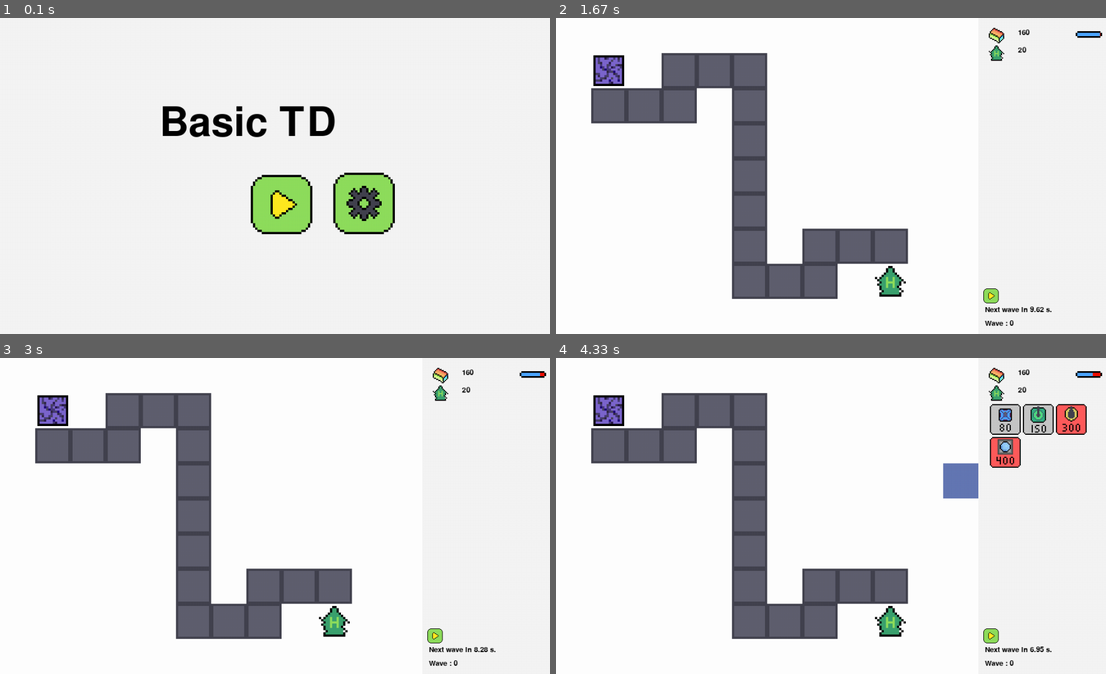
Above: before the commit, frames 1-4 (two rows, left to right).
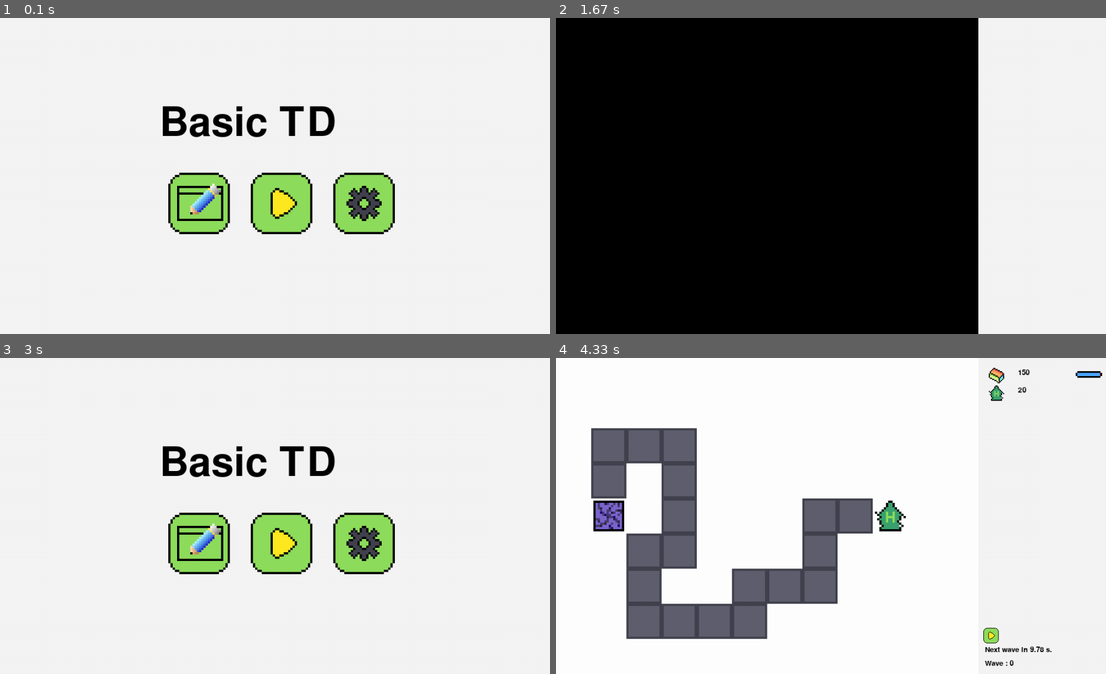
Above: after the commit, the same moments.

Repository: mtmattqq/PygameTD
Game: pygame game, started from main.py
The game is run twice, just before and just after one commit, with the same random seed, the same clock (stepped at 60 frames per second) and the same inputs.
Inputs (mouse positions are in pixels of both pictures, inside the frame that each line leads up to):
- Up to frame 1 (0.1 s): no input
- Up to frame 2 (1.67 s): press the mouse at (919, 204) at 0.37 s; move the mouse to (941, 185) at 0.47 s; release the mouse at (968, 169) at 0.6 s; press the mouse at (754, 204) at 0.7 s; move the mouse to (825, 204) at 0.8 s; release the mouse at (902, 204) at 0.93 s; press the mouse at (836, 204) at 1.03 s; move the mouse to (798, 201) at 1.13 s; release the mouse at (765, 198) at 1.27 s; tap Keypad Enter at 1.33 s
- Up to frame 3 (3 s): press the mouse at (280, 544) at 1.7 s; move the mouse to (236, 478) at 1.8 s; release the mouse at (192, 411) at 1.93 s; hold Keypad Enter 2-2.47 s; hold Right 2-2.47 s; move the mouse to (396, 490) at 2.03 s; tap Esc at 2.5 s; tap Keypad Enter at 2.83 s
- Up to frame 4 (4.33 s): click (836, 544) at 3.22 s; tap Keypad Enter at 3.5, 4.17 s; press the mouse at (836, 506) at 3.87 s; move the mouse to (897, 490) at 3.97 s; release the mouse at (952, 474) at 4.1 s

The runs differ from the first frame. In frame 1, 2.4% of the frame differs, in the area x 30-57%, y 48-69%; in frame 2, 77%, in the area x 0-100%, y 0-100%; in frame 3, 20%; in frame 4, 22%.

Commit message:
level editor

Diff:
--- a/AppData/level2.json
+++ b/AppData/level2.json
@@ -4,12 +4,12 @@
     "map" : [
         [0, 0, 0, 0, 0, 0, 0, 0, 0, 0, 0, 0],
         [0, 0, 0, 0, 0, 0, 0, 0, 0, 0, 0, 0],
-        [0, 3, 3, 3, 0, 3, 3, 3, 0, 0, 0, 0],
-        [0, 3, 0, 3, 0, 3, 0, 3, 0, 0, 0, 0],
-        [0, 2, 0, 3, 0, 3, 0, 3, 0, 0, 0, 0],
-        [0, 0, 3, 3, 0, 3, 0, 1, 0, 0, 0, 0],
-        [0, 0, 3, 0, 0, 3, 0, 0, 0, 0, 0, 0],
-        [0, 0, 3, 3, 3, 3, 0, 0, 0, 0, 0, 0],
+        [0, 3, 3, 3, 3, 3, 0, 0, 0, 0, 0, 0],
+        [0, 3, 0, 0, 0, 3, 0, 3, 3, 3, 0, 0],
+        [0, 2, 0, 3, 3, 3, 0, 3, 0, 3, 0, 0],
+        [0, 0, 0, 3, 0, 0, 0, 1, 0, 3, 0, 0],
+        [0, 0, 0, 3, 0, 0, 0, 0, 0, 3, 0, 0],
+        [0, 0, 0, 3, 3, 3, 3, 3, 3, 3, 0, 0],
         [0, 0, 0, 0, 0, 0, 0, 0, 0, 0, 0, 0]
     ],
 
--- a/main.py
+++ b/main.py
@@ -12,6 +12,7 @@
 import numpy as np
 import math
 import random
+# import android
 
 # pygame init
 pygame.init()
@@ -26,7 +27,9 @@
 pygame.event.set_allowed([
     QUIT, KEYDOWN, KEYUP,
     MOUSEBUTTONDOWN, MOUSEBUTTONUP,
-    MOUSEMOTION, MOUSEWHEEL])
+    MOUSEMOTION, MOUSEWHEEL,
+    FINGERDOWN, FINGERUP, FINGERMOTION
+])
 
 # variables
 FPS=60
@@ -75,6 +78,9 @@
         pygame.display.update()
         clock.tick(FPS)
     return
+
+def setting() :
+    a = 0
 
 def find_path(map = [[]]) :
     m = len(map)
@@ -445,16 +451,8 @@
             if event.type == pygame.QUIT :
                 in_game = False
             if event.type == pygame.KEYDOWN :
-                if event.unicode == 'q' :
+                if event.key == pygame.K_ESCAPE :
                     in_game = False
-                # if event.unicode == 'u' :
-                #     if selected_tower != None :
-                #         for i in range(100000) :
-                #             clicked_upgrade, natural_ingot = selected_tower.upgrade(
-                #                 mouse_pos, natural_ingot
-                #             )
-                #             if clicked_upgrade :
-                #                 continue
 
             if event.type == pygame.MOUSEBUTTONDOWN :
                 mouse = pygame.mouse.get_pressed()
@@ -586,7 +584,202 @@
     return
 
 def level_editor() :
-    a = 0
+    new_level_name = ''
+    level_name_pos = 0
+
+    title = 'Enter Level Name'
+    level_name_button = button(
+        "", vec2D(resolution[0]/2 - 256, resolution[1]/2 - 32),
+        [0, 0, 0], 512, 64, ['select_level.png']
+    )
+
+    # enter level name
+    in_game = True
+    while in_game :
+        mouse_pos = pygame.mouse.get_pos()
+        mouse_pos = vec2D(mouse_pos[0], mouse_pos[1])
+
+        # event in pygame
+        for event in pygame.event.get() :
+            if event.type == pygame.QUIT :
+                in_game = False
+            if event.type == pygame.KEYDOWN :
+                if event.key == pygame.K_ESCAPE :
+                    return
+                elif event.key == pygame.K_KP_ENTER :
+                    in_game = False
+                elif event.key == pygame.K_BACKSPACE :
+                    if level_name_pos > 0 :
+                        new_level_name = new_level_name[:level_name_pos - 1] + new_level_name[level_name_pos:]
+                    level_name_pos = max(0, level_name_pos - 1)
+                elif event.key == pygame.K_DELETE :
+                    if level_name_pos < len(new_level_name) :
+                        new_level_name = new_level_name[:level_name_pos] + new_level_name[level_name_pos + 1:]
+                elif event.key == pygame.K_LEFT :
+                    level_name_pos = max(0, level_name_pos - 1)
+                elif event.key == pygame.K_RIGHT :
+                    level_name_pos = min(level_name_pos + 1, len(new_level_name))
+                elif event.key == pygame.K_UP :
+                    level_name_pos = 0
+                elif event.key == pygame.K_DOWN :
+                    level_name_pos = len(new_level_name)
+                elif event.key == pygame.K_LSHIFT :
+                    a = 0
+                else :
+                    if level_name_pos >= 15 :
+                        continue
+                    if(
+                        (event.key >= pygame.K_a and event.key <= pygame.K_z) or
+                        (event.key >= pygame.K_0 and event.key <= pygame.K_9) or
+                        (event.key >= pygame.K_KP_0 and event.key <= pygame.K_KP_9) or
+                        event.key == pygame.K_UNDERSCORE
+                    ) :
+                        new_level_name = new_level_name[:level_name_pos] + event.unicode + new_level_name[level_name_pos:]
+                        level_name_pos += 1
+
+
+        # display
+        screen.fill((245, 245, 245))
+
+        level_name_button.display(screen)
+        show_text(title, 250, 180, (0, 0, 0), 72)
+        show_text(new_level_name, 280, 270, (0, 0, 0), 64)
+        show_text('|', 262 + level_name_pos * 32, 270, (0, 0, 0), 64)
+        pygame.display.update()
+        clock.tick(FPS)
+
+    new_level_name += '.json'
+
+    # level editor
+    tile_set = tile.tileset([
+        'white.png',
+        'main_tower.png',
+        'enemy_sourse.png',
+        'road.png'
+    ], 64, 64)
+
+    level_info_file = open(os.path.join(os.getcwd(), 'AppData', new_level_name), 'w')
+
+    map_info = [[]]
+    for i in range(9) :
+        line = []
+        for j in range(12) :
+            line.append(0)
+        map_info.append(line)
+
+    level_map = tile.tilemap(tile_set, [9, 12])
+    def update_map(level_map = tile.tilemap(tile_set, [9, 12])) :
+        level_map.set_zero()
+        level_map.load(map_info)
+        level_map.render()
+
+    # level_path = find_path(map_info)
+
+    time_previous = pygame.time.get_ticks()
+    game_timer = 0
+
+    # row col -> y, x
+    selected_tile = [0, 0]
+
+    def editor_select_tile(mouse_pos = vec2D(0, 0)) :
+        tile_pos = [mouse_pos.y // 64, mouse_pos.x // 64]
+
+        if(
+            tile_pos[0] < 9 and
+            tile_pos[1] < 12
+        ) :
+            selected_tile = tile_pos
+        return selected_tile
+
+    tile_rect = pygame.Rect([0, 0], [tile.TILE_SIZE, tile.TILE_SIZE])
+
+    # buy tower button
+    show_tiles = False
+    tile_buttons = [
+        button(
+            0, vec2D(785, 80),
+            [0, 0, 0], 64, 64,
+            ['can_buy_tower.png', 'cannot_buy_tower.png', 'white.png'],
+        ),
+
+        button(
+            0, vec2D(845, 80),
+            [0, 0, 0], 64, 64,
+            ['can_buy_tower.png', 'cannot_buy_tower.png', 'main_tower.png'],
+        ),
+
+        button(
+            0, vec2D(905, 80),
+            [0, 0, 0], 64, 64,
+            ['can_buy_tower.png', 'cannot_buy_tower.png', 'enemy_sourse.png'],
+        ),
+
+        button(
+            0, vec2D(785, 140),
+            [0, 0, 0], 64, 64,
+            ['can_buy_tower.png', 'cannot_buy_tower.png', 'road.png'],
+        ),
+    ]
+
+    in_game = True
+    while in_game :
+        time_now = pygame.time.get_ticks()
+        delta_time = time_now - time_previous
+        time_previous = time_now
+        game_timer += delta_time
+
+        mouse_pos = pygame.mouse.get_pos()
+        mouse_pos = vec2D(mouse_pos[0],mouse_pos[1])
+
+        # event in pygame
+        for event in pygame.event.get() :
+            if event.type == pygame.QUIT :
+                in_game = False
+            if event.type == pygame.KEYDOWN :
+                if event.key == pygame.K_ESCAPE :
+                    in_game = False
+
+            if event.type == pygame.MOUSEBUTTONDOWN :
+                mouse = pygame.mouse.get_pressed()
+            if event.type == pygame.MOUSEBUTTONUP and mouse[0] :
+                mouse = [False, False, False]
+                ct = 0
+                for tl in tile_buttons :
+                    if(
+                        show_tiles and
+                        tl.click(mouse_pos)
+                    ) :
+                        map_info[selected_tile[0], selected_tile[1]] = ct
+                    ct += 1
+                selected_tile = editor_select_tile(mouse_pos)
+
+
+        # display
+        screen.fill((245, 245, 245))
+        screen.blit(level_map.image, level_map.rect)
+
+        if show_tiles :
+            tile_rect.center = transform(
+                vec2D(selected_tile[1], selected_tile[0]),
+                tile.TILE_SIZE
+            ).get_tuple()
+            color = pygame.Color(100, 120, 180, a=2)
+            pygame.draw.rect(
+                screen, color,
+                tile_rect, 0
+            )
+
+        if show_tiles :
+            for tl in tile_buttons :
+                tl.state = 0
+                tl.display(screen)
+                tl.state = 1
+                tl.display(screen)
+
+        pygame.display.update()
+
+        clock.tick(FPS)
+    return
 
 def select_level() :
     levels_file = open(os.path.join(os.getcwd(), 'AppData', 'levels.json'), 'r')
@@ -630,7 +823,7 @@
             if event.type == pygame.QUIT :
                 in_game = False
             if event.type == pygame.KEYDOWN :
-                if event.unicode == 'q' :
+                if event.key == pygame.K_ESCAPE :
                     in_game = False
             if event.type == pygame.MOUSEBUTTONDOWN :
                 # start_button.detect(pos = mouse_pos)
@@ -673,8 +866,6 @@
         clock.tick(FPS)
     return
 
-def setting() :
-    a = 0
 
 def main_page() :
     def click_start_button() :
@@ -691,6 +882,13 @@
     setting_button.pos = vec2D(
         (resolution[0] / 2) - setting_button.width / 2 + 150,
         (resolution[1] / 2) - setting_button.height / 2 + 50)
+    level_editor_button = button('setting', vec2D(resolution[0]/2-64, resolution[1]/2-64),
+                          [0, 0, 0], 128, 128,
+                          ['level_editor_button.png'], click_start_button)
+    level_editor_button.pos = vec2D(
+        (resolution[0] / 2) - level_editor_button.width / 2 - 150,
+        (resolution[1] / 2) - level_editor_button.height / 2 + 50)
+
 
     title = 'Basic TD'
 
@@ -704,7 +902,7 @@
             if event.type == pygame.QUIT :
                 in_game = False
             if event.type == pygame.KEYDOWN :
-                if event.unicode == 'q' :
+                if event.key == pygame.K_ESCAPE :
                     in_game = False
             if event.type == pygame.MOUSEBUTTONDOWN :
                 start_button.detect(pos = mouse_pos)
@@ -713,12 +911,15 @@
                 if start_button.click(mouse_pos) :
                     select_level()
                 elif setting_button.click(mouse_pos) :
-                    select_level()
+                    setting()
+                elif level_editor_button.click(mouse_pos) :
+                    level_editor()
 
         # display
         screen.fill((245, 245, 245))
         start_button.display(screen)
         setting_button.display(screen)
+        level_editor_button.display(screen)
         show_text(title, 300, 175, (0, 0, 0), 108)
         pygame.display.update()
         clock.tick(FPS)
Empty file added: AppData/a.json
Binary file added: AppData/level_editor_button.png
Binary file changed: AppData/next_page_button.png
Binary file changed: AppData/start_button.png
